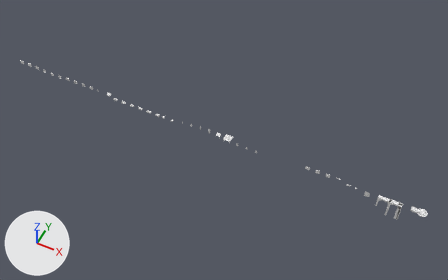
An edit to the Blender file art_src/kit/kit_gorge.blend, drawn before and after from the same camera.
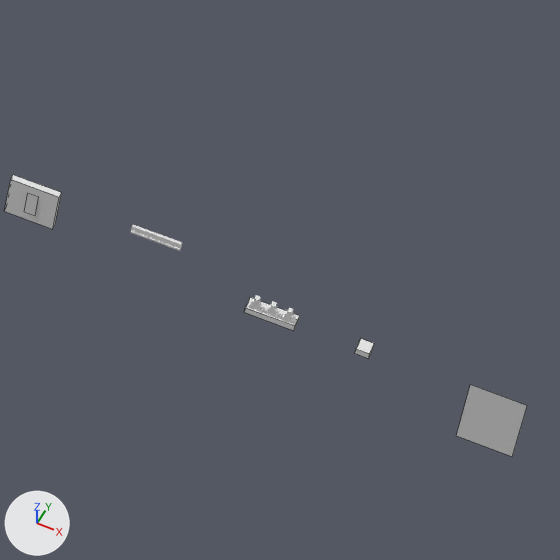
The first picture shows the older version from a 50 mm camera at (426.0, -480.0, 448.0) aimed at (243.0, -114.0, -10.0). The close-ups show the older and then the newer version on the part from 73% to 83% of the width and 57% to 74% of the height of that picture. Only the edits that show in the close-ups are written down. Lighting does not change. The marker at lower left points along +X, +Y and +Z. The close-ups show mesh edges as thin lines.

Before the edit, the objects in view are built like this:
```python
me_gorge_carpet__cloth = bpy.data.meshes.new('gorge_carpet__cloth')
me_gorge_carpet__cloth.from_pydata([(-2.25, 0.0, -6.5), (2.25, 0.0, -6.5), (2.25, 0.0, 0.0), (-2.25, 0.0, 0.0)], [], [(0, 1, 2, 3)])
me_gorge_carpet__cloth.materials.append(mat_gorge_carpet)  # white #e7e7e7
me_gorge_tower_window__body = bpy.data.meshes.new('gorge_tower_window__body')
me_gorge_tower_window__body.from_pydata(...)  # a box spanning x 0.0..4.0, y 0.0..0.5, z 0.0..4.0
me_gorge_tower_window__body.materials.append(mat_gorge_pier)  # white #e7e7e7
me_gorge_tower_window__glow = bpy.data.meshes.new('gorge_tower_window__glow')
me_gorge_tower_window__glow.from_pydata([(1.55, -0.06, 0.85), (2.45, -0.06, 0.85), (2.45, -0.06, 3.15), (1.55, -0.06, 3.15)], [], [(0, 1, 2, 3)])
me_gorge_tower_window__glow.materials.append(mat_gorge_window)  # white #e7e7e7
ob_gorge_carpet__cloth = bpy.data.objects.new('gorge_carpet__cloth', me_gorge_carpet__cloth)
ob_gorge_carpet__cloth.parent = ob_m_gorge_carpet
ob_gorge_carpet__cloth.location = (0.0, 0.0, 0.0)
ob_gorge_tower_window__body = bpy.data.objects.new('gorge_tower_window__body', me_gorge_tower_window__body)
ob_gorge_tower_window__body.parent = ob_m_gorge_tower_window
ob_gorge_tower_window__body.location = (0.0, 0.0, 0.0)
ob_gorge_tower_window__glow = bpy.data.objects.new('gorge_tower_window__glow', me_gorge_tower_window__glow)
ob_gorge_tower_window__glow.parent = ob_m_gorge_tower_window
ob_gorge_tower_window__glow.location = (0.0, 0.0, 0.0)
```
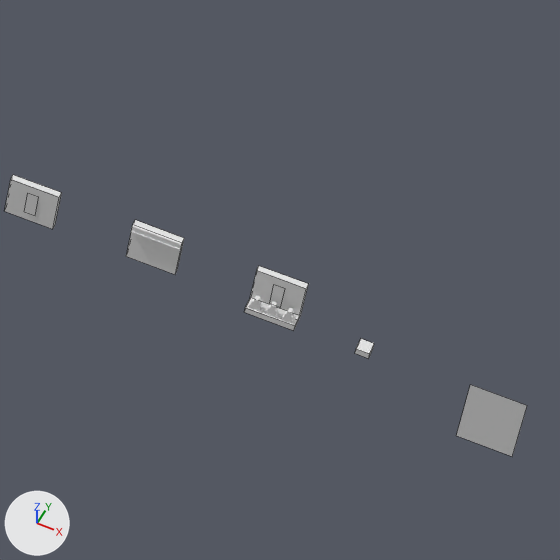
What changed in the scene script:
```text
Add me_gorge_tower_window_stone__body:
    me_gorge_tower_window_stone__body.from_pydata(...)  # a box spanning x 0.0..4.0, y 0.0..0.5, z 0.0..4.0
    me_gorge_tower_window_stone__body.materials.append(mat_gorge_stone_clean)  # white #e7e7e7
Add me_gorge_tower_wall_stone__body:
    me_gorge_tower_wall_stone__body.from_pydata(...)  # a box spanning x 0.0..4.0, y 0.0..0.5, z 0.0..4.0
    me_gorge_tower_wall_stone__body.materials.append(mat_gorge_stone_clean)  # white #e7e7e7
Add ob_gorge_tower_window_stone__glow:
    ob_gorge_tower_window_stone__glow = bpy.data.objects.new('gorge_tower_window_stone__glow', me_gorge_tower_window__glow.copy())  # the mesh of ob_gorge_tower_window__glow
    ob_gorge_tower_window_stone__glow.parent = ob_m_gorge_tower_window_stone
    ob_gorge_tower_window_stone__glow.location = (0.0, 0.0, 0.0)
Add ob_m_gorge_tower_window_stone:
    ob_m_gorge_tower_window_stone = bpy.data.objects.new('M_gorge_tower_window_stone', None)
    ob_m_gorge_tower_window_stone.location = (370.0, -120.0, 0.0)
Add ob_gorge_tower_window_stone__body:
    ob_gorge_tower_window_stone__body = bpy.data.objects.new('gorge_tower_window_stone__body', me_gorge_tower_window_stone__body)
    ob_gorge_tower_window_stone__body.parent = ob_m_gorge_tower_window_stone
    ob_gorge_tower_window_stone__body.location = (0.0, 0.0, 0.0)
Add ob_gorge_tower_wall_stone__body:
    ob_gorge_tower_wall_stone__body = bpy.data.objects.new('gorge_tower_wall_stone__body', me_gorge_tower_wall_stone__body)
    ob_gorge_tower_wall_stone__body.parent = ob_m_gorge_tower_wall_stone
    ob_gorge_tower_wall_stone__body.location = (0.0, 0.0, 0.0)
Add ob_m_gorge_tower_wall_stone:
    ob_m_gorge_tower_wall_stone = bpy.data.objects.new('M_gorge_tower_wall_stone', None)
    ob_m_gorge_tower_wall_stone.location = (360.0, -120.0, 0.0)
```

Where the change shows, as pixel boxes [x1, y1, x2, y2] in the close-ups (560 x 560 px):
'gorge_tower_wall_stone__body', added: after [126, 220, 184, 274]
'gorge_tower_window_stone__body', added: after [250, 266, 308, 318]
'gorge_tower_window_stone__glow', added: after [270, 285, 285, 307]
